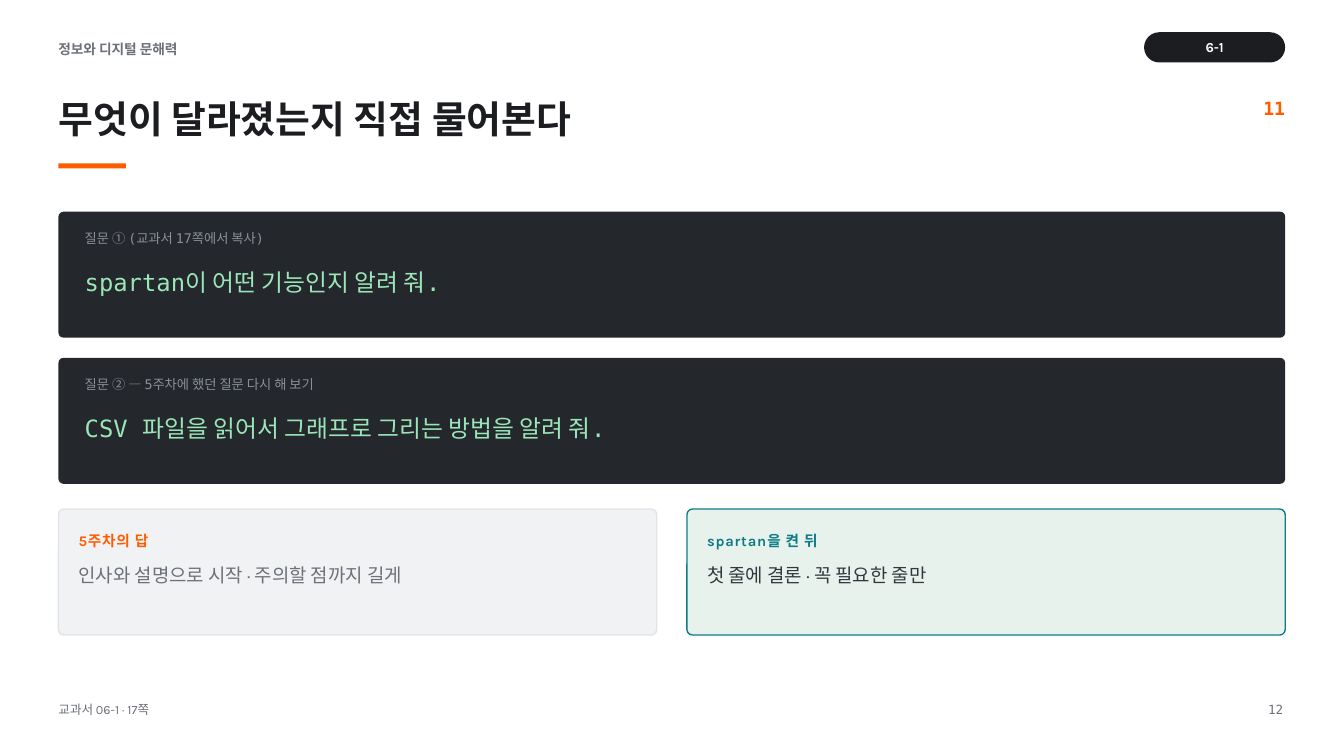
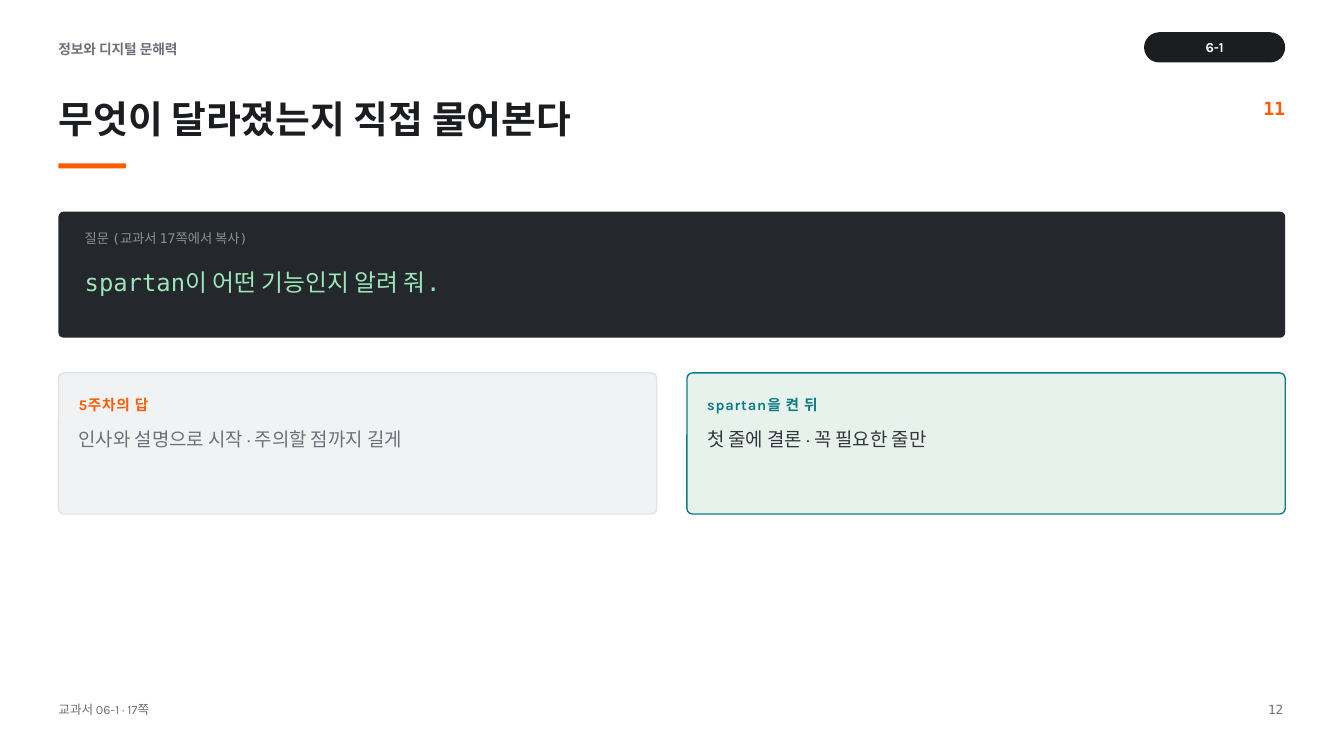
Before and after one commit to cozy819/2026-02__jdh, a slide deck: slide 12 of 06/ppt/06-1_서비스_기획의_기초_v1.pptx. Drawn at 1344x756 pixels with LibreOffice and Linux fonts; fonts in the diff are those of the drawing. Boxes give left, top, right and bottom in pixels: in the first picture for what was removed or moved away, otherwise in the second. Text is boxed around its words. In the diff, an @@ line names an element or a change of style, - is before the commit and + after.

Commit message:
6주차 검토1

```diff
--- a/06/ppt/06-1_서비스_기획의_기초_v1.pptx
+++ b/06/ppt/06-1_서비스_기획의_기초_v1.pptx
@@ text at <box>85,232,247,245</box>: text changed @@
-질문 ① (교과서 17쪽에서 복사)
+질문 (교과서 17쪽에서 복사)
@@ rounded rectangle: place and size @@
-rounded rectangle at <box>58,358,1286,484</box>
+rounded rectangle at <box>58,373,656,514</box>
@@ rounded rectangle at <box>58,373,656,514</box>: fill #24272C to #F1F2F4; outline none to #E0E3E7 1 pt; proportions changed @@
@@ text removed at <box>85,378,313,390</box> @@
-질문 ② — 5주차에 했던 질문 다시 해 보기
@@ rounded rectangle: place and size @@
-rounded rectangle at <box>58,509,656,635</box>
+rounded rectangle at <box>688,373,1286,514</box>
@@ rounded rectangle at <box>688,373,1286,514</box>: fill #F1F2F4 to #E7F2ED; outline #E0E3E7 1 pt to #0E7C86 1 pt; proportions changed @@
@@ text "5주차의 답": place and size @@
-text "5주차의 답" at <box>79,533,149,548</box>
+text "5주차의 답" at <box>79,397,149,412</box>
@@ text removed at <box>85,417,606,439</box> @@
-CSV 파일을 읽어서 그래프로 그리는 방법을 알려 줘.
@@ text "spartan을 켠 뒤": place and size @@
-text "spartan을 켠 뒤" at <box>707,533,818,550</box>
+text "spartan을 켠 뒤" at <box>707,397,818,414</box>
@@ text "인사와 설명으로 시작 · 주의할 ...": place and size @@
-text "인사와 설명으로 시작 · 주의할 ..." at <box>79,566,402,584</box>
+text "인사와 설명으로 시작 · 주의할 ..." at <box>79,430,402,448</box>
@@ text "첫 줄에 결론 · 꼭 ...": place and size @@
-text "첫 줄에 결론 · 꼭 ..." at <box>707,566,927,584</box>
+text "첫 줄에 결론 · 꼭 ..." at <box>707,430,927,448</box>
@@ rounded rectangle removed at <box>688,509,1286,635</box> @@
```
Also in this commit, not shown: 2 other slides changed, 7 other files.
